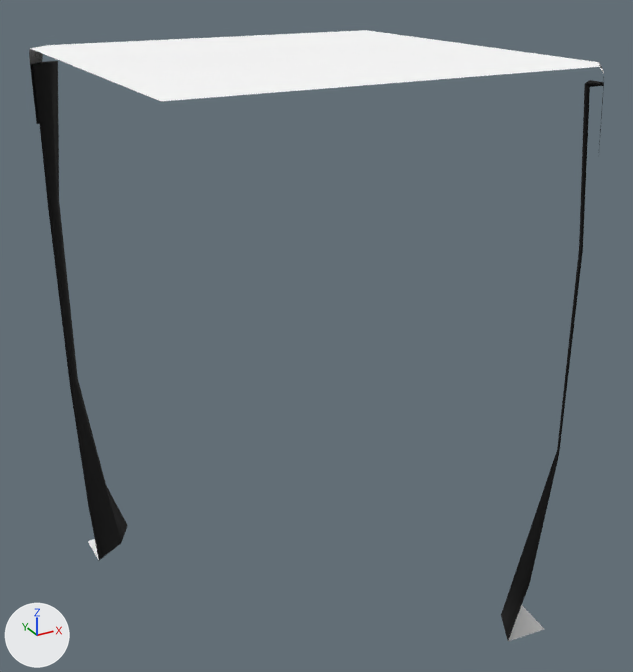
Renders of the glTF model web/public/assets/acnh/cliff/6-a-0.glb from each side of a commit.
Both versions are drawn from a camera (50 mm lens) standing at (-9.69, -18.61, 2.18) and looking at (0.51, -0.07, -7.09). The axes (+X, +Y, +Z) are drawn at lower left. The lights are the same throughout. The first picture is the older version. Where no turn or scale is listed for an object, it has been applied to the vertices.

The first picture shows 'CliffThin_1__mCliff', 'GrassT__mGrass' and 2 more.
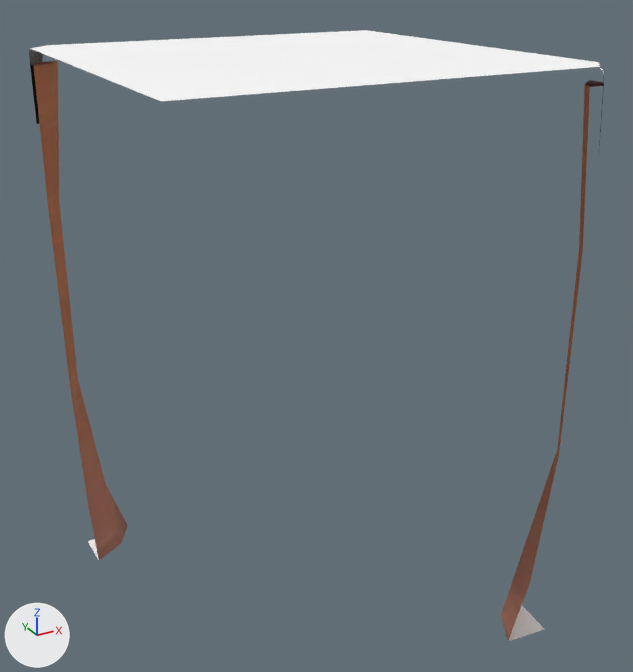
Location of each change, [x1, y1, x2, y2] in pixels of the pictures (633 x 672 px):
'CliffThin_1__mCliff', surface changed
    both: [31, 61, 604, 640]

The change in detail:
Picture 'Image_0' (img_image_0) is new.
In material 'mCliff' (mat_mcliff), base_color is no longer (0.0, 0.0, 0.0), black #000000.
In material 'mCliff' (mat_mcliff), texture is now set to img_image_0.
